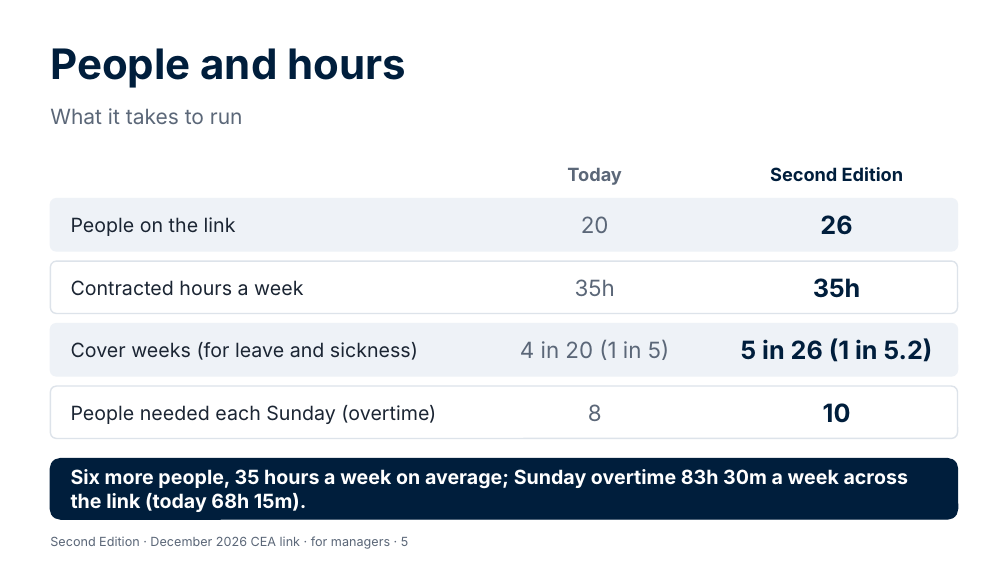
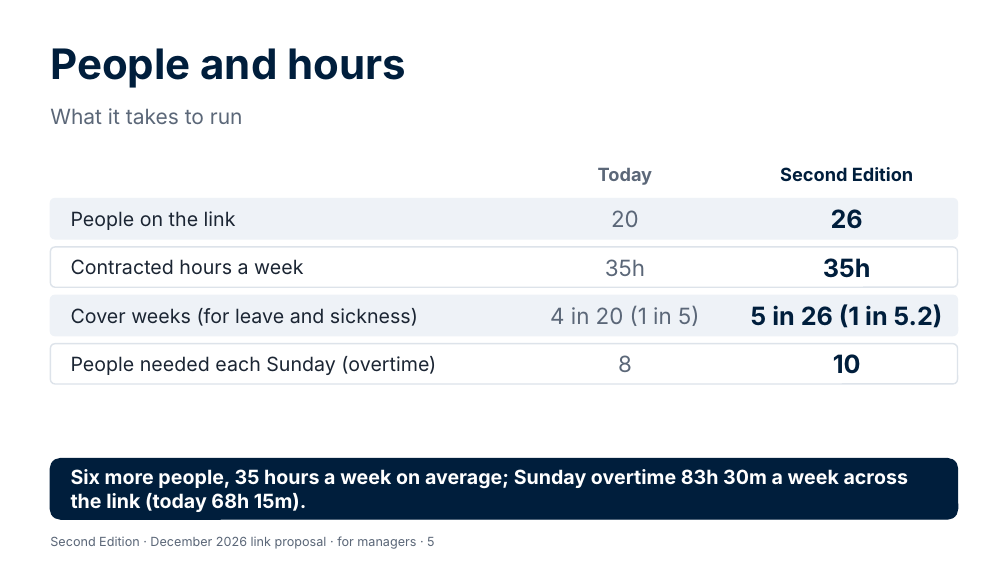
Before and after one commit to Garethdavidmiller/roster-app, a slide deck: slide 5 of docs/links-26/presentations/Second-Edition-for-managers.pptx. Drawn at 1008x567 pixels with LibreOffice and Linux fonts; fonts in the diff are those of the drawing. Boxes give left, top, right and bottom in pixels: in the first picture for what was removed or moved away, otherwise in the second. Text is boxed around its words. In the diff, an @@ line names an element or a change of style, - is before the commit and + after.

```diff
--- a/docs/links-26/presentations/Second-Edition-for-managers.pptx
+++ b/docs/links-26/presentations/Second-Edition-for-managers.pptx
@@ text "Today": place and size @@
-text "Today" at [567,167,621,185]
+text "Today" at [598,167,652,185]
@@ text "Second Edition": place and size @@
-text "Second Edition" at [770,167,903,181]
+text "Second Edition" at [780,167,913,181]
@@ rounded rectangle: place and size @@
-rounded rectangle at [50,199,958,251]
+rounded rectangle at [50,199,958,239]
@@ text "People on the link": place and size @@
-text "People on the link" at [71,217,236,236]
+text "People on the link" at [71,211,236,230]
@@ text "20": place and size @@
-text "20" at [581,216,609,233]
+text "20" at [611,210,639,227]
@@ text "26": place and size @@
-text "26" at [820,215,852,235]
+text "26" at [831,209,863,229]
@@ rounded rectangle: place and size @@
-rounded rectangle at [50,261,958,313]
+rounded rectangle at [50,247,958,287]
@@ text "Contracted hours a week": place and size @@
-text "Contracted hours a week" at [71,280,303,296]
+text "Contracted hours a week" at [71,259,303,275]
@@ text "35h": place and size @@
-text "35h" at [575,279,615,296]
+text "35h" at [605,259,645,276]
@@ text "35h": place and size @@
-text "35h" at [813,278,861,298]
+text "35h" at [823,258,871,278]
@@ rounded rectangle: place and size @@
-rounded rectangle at [50,324,958,376]
+rounded rectangle at [50,295,958,336]
@@ text "Cover weeks (for leave and ...": place and size @@
-text "Cover weeks (for leave and ..." at [71,342,418,360]
+text "Cover weeks (for leave and ..." at [71,308,418,326]
@@ text "4 in 20 (1 in ...": place and size @@
-text "4 in 20 (1 in ..." at [520,339,669,360]
+text "4 in 20 (1 in ..." at [550,305,699,326]
@@ text "5 in 26 (1 in ...": place and size @@
-text "5 in 26 (1 in ..." at [741,338,933,362]
+text "5 in 26 (1 in ..." at [751,304,943,328]
@@ rounded rectangle: place and size @@
-rounded rectangle at [50,386,958,438]
+rounded rectangle at [50,344,958,384]
@@ text "People needed each Sunday (overtime)": place and size @@
-text "People needed each Sunday (overtime)" at [71,405,436,424]
+text "People needed each Sunday (overtime)" at [71,356,436,375]
@@ text "8": place and size @@
-text "8" at [588,404,602,421]
+text "8" at [618,355,632,372]
@@ text "10": place and size @@
-text "10" at [823,403,851,423]
+text "10" at [833,354,861,374]
@@ text at [50,536,434,549]: text changed @@
-Second Edition · December 2026 CEA link · for managers · 5
+Second Edition · December 2026 link proposal · for managers · 5
```
Also in this commit, not shown: 7 other slides changed, 17 other files.
